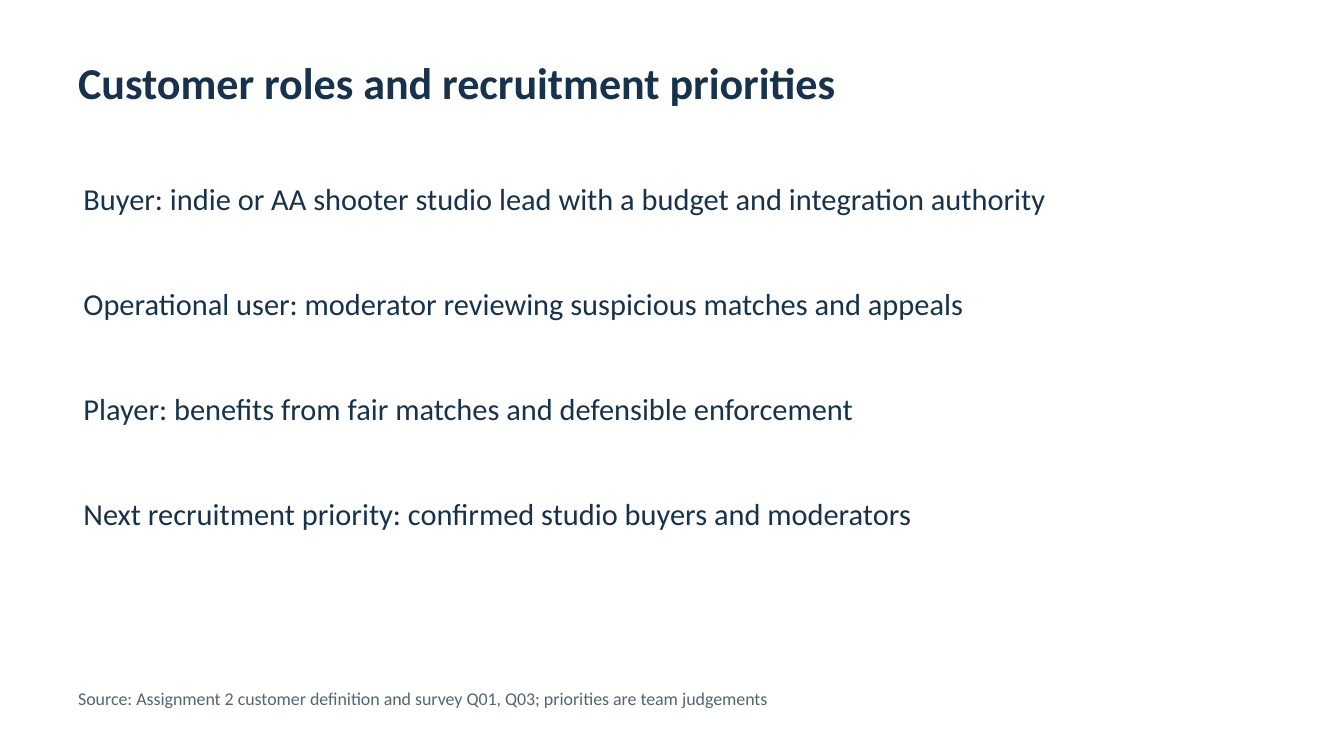
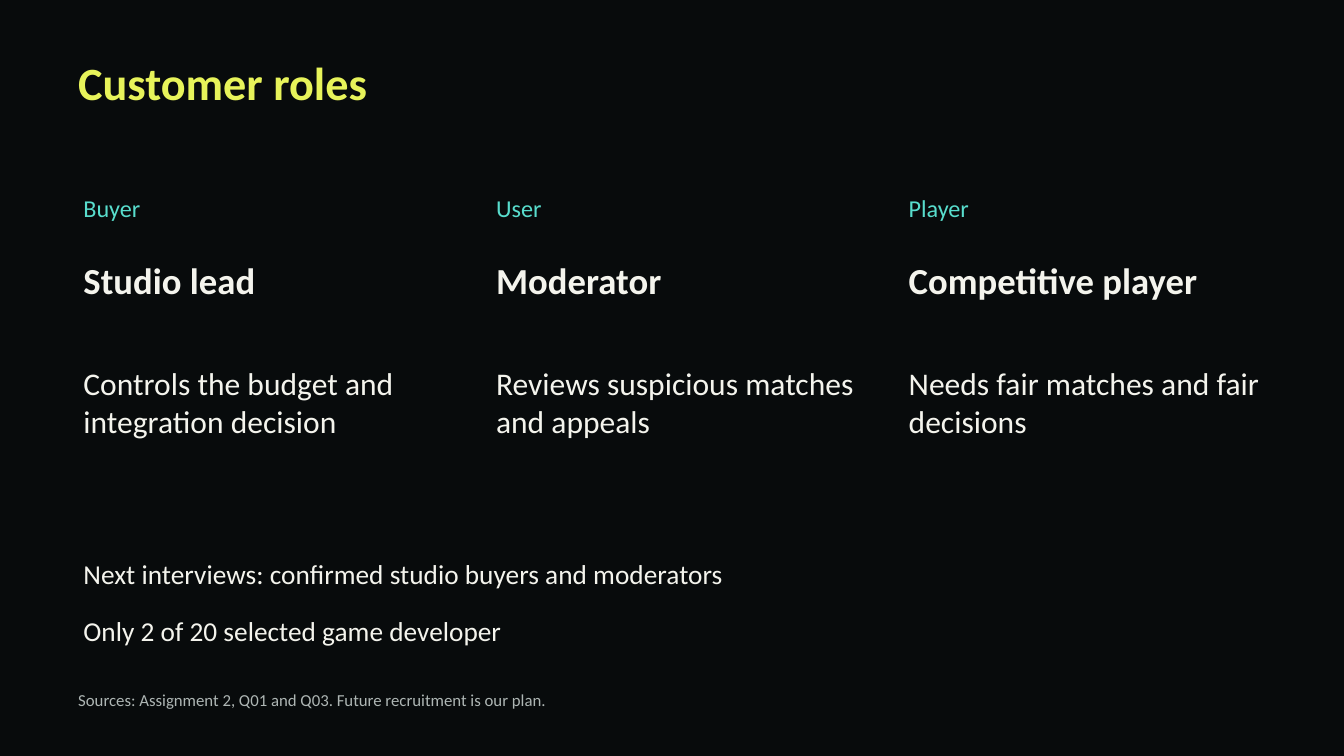
Before and after one commit to Scirtor/subcheck-anticheat, a slide deck: slide 3 of presentation/Assignment_3_Presentation.pptx. Drawn at 1344x756 pixels with LibreOffice and Linux fonts; fonts in the diff are those of the drawing. Boxes give left, top, right and bottom in pixels: in the first picture for what was removed or moved away, otherwise in the second. Text is boxed around its words. In the diff, an @@ line names an element or a change of style, - is before the commit and + after.

```diff
--- a/presentation/Assignment_3_Presentation.pptx
+++ b/presentation/Assignment_3_Presentation.pptx
@@ background #FFFFFF to #080B0C @@
@@ text at [78,67,367,101]: text changed; size 31.5 to 33 pt; text colour #17324D to #E7F35A @@
-Customer roles and recruitment priorities
+Customer roles
@@ text at [83,201,140,221]: text changed; size 21.8 to 17.2 pt; text colour #17324D to #58DDCD @@
-Buyer: indie or AA shooter studio lead with a budget and integration authority
+Buyer
@@ text added at [496,201,541,217], 17.2 pt, text #58DDCD @@
+User
@@ text added at [909,200,969,221], 17.2 pt, text #58DDCD @@
+Player
@@ text added at [83,268,255,295], 26.2 pt, text #F4F4ED, bold @@
+Studio lead
@@ text added at [496,268,661,295], 26.2 pt, text #F4F4ED, bold @@
+Moderator
@@ text added at [909,268,1197,300], 26.2 pt, text #F4F4ED, bold @@
+Competitive player
@@ text at [83,373,393,439]: text changed; size 21.8 to 22.5 pt; text colour #17324D to #F4F4ED @@
-Player: benefits from fair matches and defensible enforcement
+Controls the budget and integration decision
@@ text at [496,373,853,438]: text changed; size 21.8 to 22.5 pt; text colour #17324D to #F4F4ED @@
-Operational user: moderator reviewing suspicious matches and appeals
+Reviews suspicious matches and appeals
@@ text added at [909,373,1259,434], 22.5 pt, text #F4F4ED @@
+Needs fair matches and fair decisions
@@ text at [83,565,722,589]: text changed; size 21.8 to 19.5 pt; text colour #17324D to #F4F4ED @@
-Next recruitment priority: confirmed studio buyers and moderators
+Next interviews: confirmed studio buyers and moderators
@@ text added at [83,622,501,646], 19.5 pt, text #F4F4ED @@
+Only 2 of 20 selected game developer
@@ text at [78,694,546,709]: text changed; size 12.8 to 12 pt; text colour #556474 to #AEB6B4 @@
-Source: Assignment 2 customer definition and survey Q01, Q03; priorities are team judgements
+Sources: Assignment 2, Q01 and Q03. Future recruitment is our plan.
```
Also in this commit, not shown: 6 other slides changed, 5 slides added, 5 slides removed, 11 other files.
